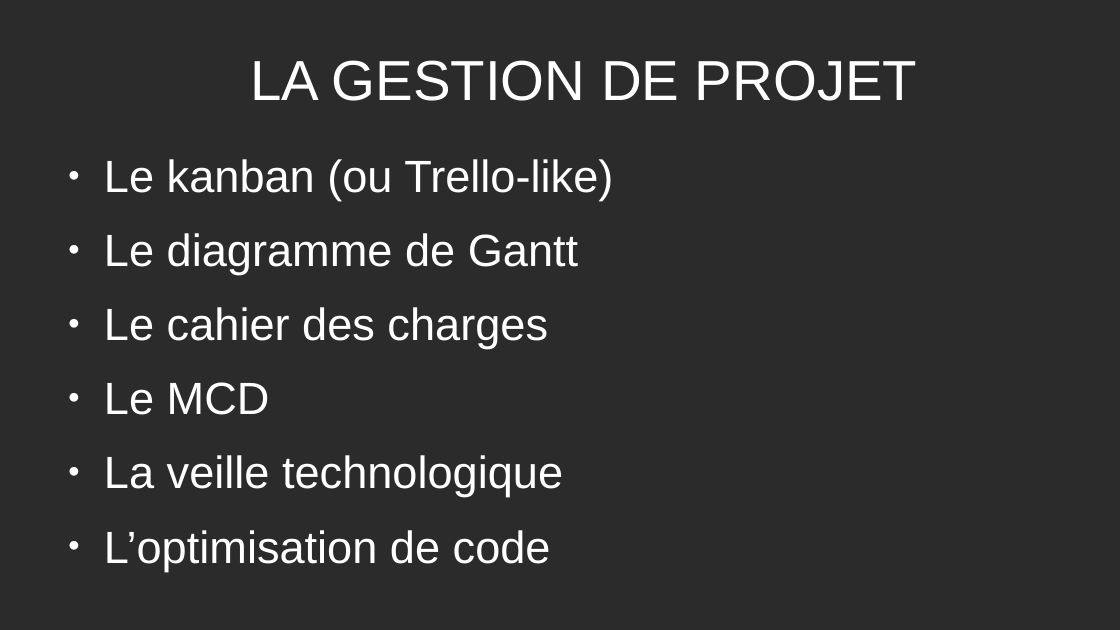
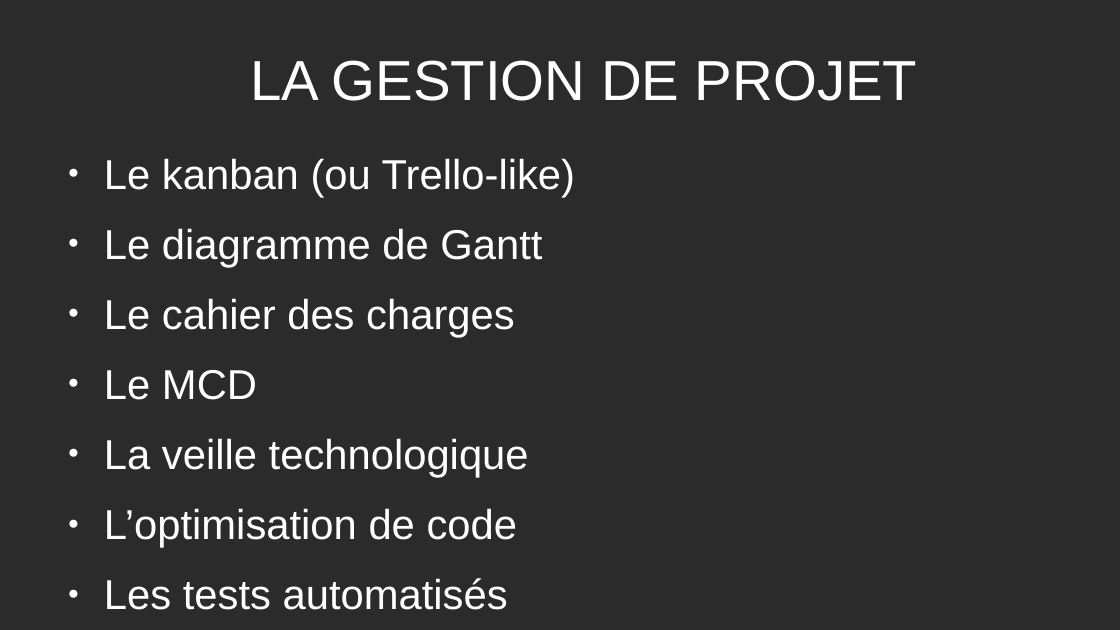
Before and after one commit to Lukam90/Sym-CRM, a slide deck: slide 8 of application/document/Presentation-Sym-CRM-LH.odp. Drawn at 1120x630 pixels with LibreOffice and Linux fonts; fonts in the diff are those of the drawing; background and template pictures are left out; a plain dark background stands for a picture behind light text. Boxes give left, top, right and bottom in pixels: in the first picture for what was removed or moved away, otherwise in the second. Text is boxed around its words. In the diff, an @@ line names an element or a change of style, - is before the commit and + after.

Commit message:
MAJ Presentation V2

```diff
--- a/application/document/Presentation-Sym-CRM-LH.odp
+++ b/application/document/Presentation-Sym-CRM-LH.odp
@@ text at (x1=104, y1=158, x2=575, y2=547): size 32 to 29.6 pt in "Le kanban (ou Trello-like)", "Le diagramme de Gantt", "Le cahier des charges", "Le MCD" and 2 more places @@
@@ text at (x1=104, y1=578, x2=508, y2=610): paragraph added @@
+● Les tests automatisés
```
Also in this commit, not shown: 2 other files.
